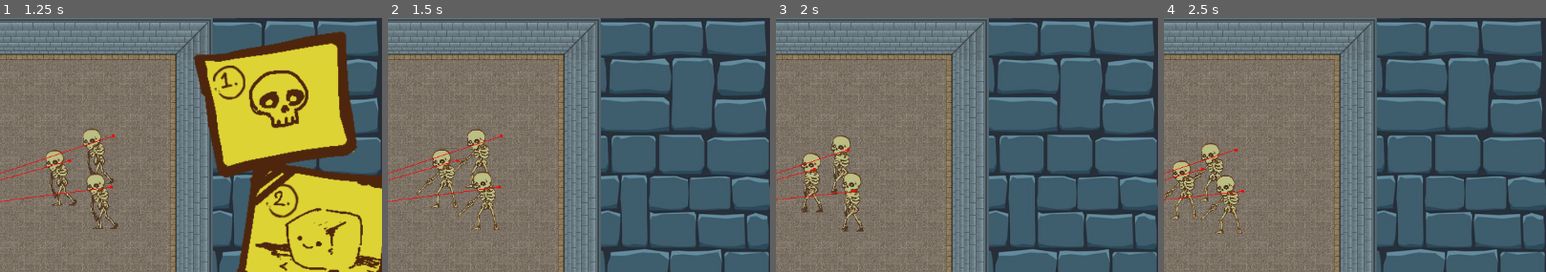
Above: before the commit, frames 1-4 (left to right).
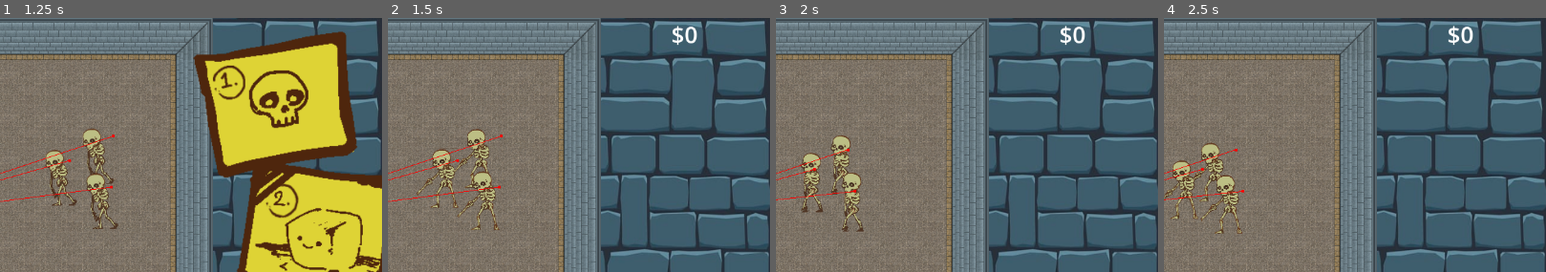
Above: after the commit, the same moments.

Repository: twobles/ecs-179-project-dungeon-dept
Game: Godot game, scene res://scenes/start_menu.tscn
The game is run twice, just before and just after one commit, with the same random seed, the same clock (stepped at 60 frames per second) and the same inputs.
Inputs (mouse positions are % of the whole screen's width and height, from its top left):
- Up to frame 1 (1.25 s): click "START GAME" at 0.5 s
- Up to frame 2 (1.5 s): click "READY" at 1.25 s
- Up to frame 3 (2 s): no input
- Up to frame 4 (2.5 s): move the mouse to (72, 45) at 2.02 s; press the mouse at (72, 45) at 2.03 s
The pictures show only the part of the screen within x 50-100%, y 8-58%; the shares and areas given below are measured in that part.

Frame 1 is identical in both runs. In frame 2, 0.3% of the frame differs, in the area x 74-81%, y 3-11%; in frame 3, 0.3%; in frame 4, 0.3%.

Commit message:
Battle Scene:

Diff:
--- a/dungeon_dept/scenes/dungeon.tscn
+++ b/dungeon_dept/scenes/dungeon.tscn
@@ -1,5 +1,6 @@
-[gd_scene load_steps=15 format=4 uid="uid://c52pdhxhweo3v"]
-
+[gd_scene load_steps=17 format=4 uid="uid://c52pdhxhweo3v"]
+
+[ext_resource type="Script" path="res://scripts/dungeon.gd" id="1_6pocy"]
 [ext_resource type="PackedScene" uid="uid://dn4aletp71tvk" path="res://scenes/background.tscn" id="1_c647s"]
 [ext_resource type="PackedScene" uid="uid://0bs0pte8web4" path="res://scenes/board.tscn" id="1_hrjpp"]
 [ext_resource type="Texture2D" uid="uid://10psr2qk7bpd" path="res://assets/64x64_dungeon_sheet.png" id="2_nckn2"]
@@ -7,6 +8,7 @@
 [ext_resource type="PackedScene" uid="uid://b350tl00c4f2w" path="res://scenes/knight.tscn" id="4_tktlv"]
 [ext_resource type="PackedScene" uid="uid://b7gc6l44qv5ep" path="res://scenes/skeleton.tscn" id="7_4hihk"]
 [ext_resource type="Texture2D" uid="uid://bg64lfk6l2yy0" path="res://assets/ecs179_UI_test.png" id="7_e3ojl"]
+[ext_resource type="Script" path="res://scripts/battle_scene.gd" id="9_oor12"]
 [ext_resource type="Script" path="res://scripts/build_menu.gd" id="9_r383d"]
 
 [sub_resource type="TileSetAtlasSource" id="TileSetAtlasSource_qtqs3"]
@@ -114,6 +116,7 @@
 default_font_size = 25
 
 [node name="Dungeon" type="Node"]
+script = ExtResource("1_6pocy")
 
 [node name="Background" parent="." instance=ExtResource("1_c647s")]
 position = Vector2(575.381, 382.52)
@@ -188,6 +191,18 @@
 horizontal_alignment = 1
 vertical_alignment = 1
 
+[node name="BattleScene" type="Node2D" parent="."]
+script = ExtResource("9_oor12")
+
+[node name="Money" type="Label" parent="BattleScene"]
+offset_left = 916.0
+offset_top = 65.0
+offset_right = 1130.0
+offset_bottom = 211.0
+theme_override_font_sizes/font_size = 35
+horizontal_alignment = 1
+
+[connection signal="pressed" from="BuildMenu/ReadyButton" to="." method="_on_ready_button_pressed"]
 [connection signal="pressed" from="BuildMenu/ReadyButton" to="BuildMenu" method="_on_button_pressed"]
 [connection signal="mouse_entered" from="BuildMenu/Boundary" to="BuildMenu" method="_on_boundary_mouse_entered"]
 [connection signal="mouse_exited" from="BuildMenu/Boundary" to="BuildMenu" method="_on_boundary_mouse_exited"]
--- a/dungeon_dept/scripts/autoscript.gd
+++ b/dungeon_dept/scripts/autoscript.gd
@@ -1,3 +1,4 @@
 extends Node
 
 var capacity:int = 100 # Initial Capacity
+var money:float = 0.0 # Initial money count
--- /dev/null
+++ b/dungeon_dept/scripts/battle_scene.gd
@@ -0,0 +1,17 @@
+extends Node
+
+@onready var money_count = $Money
+
+
+# Called when the node enters the scene tree for the first time.
+func _input(event):
+	pass
+
+
+# Called every frame. 'delta' is the elapsed time since the previous frame.
+func _process(delta: float) -> void:
+	money_count.text = "$" + str(Autoscript.money)
+
+
+func _on_ready_button_pressed() -> void:
+	pass
--- /dev/null
+++ b/dungeon_dept/scripts/dungeon.gd
@@ -0,0 +1,16 @@
+extends Node
+
+@onready var battle_scene = $BattleScene
+
+# Called when the node enters the scene tree for the first time.
+func _ready() -> void:
+	battle_scene.hide()
+
+
+# Called every frame. 'delta' is the elapsed time since the previous frame.
+func _process(delta: float) -> void:
+	pass
+
+
+func _on_ready_button_pressed() -> void:
+	battle_scene.show()
